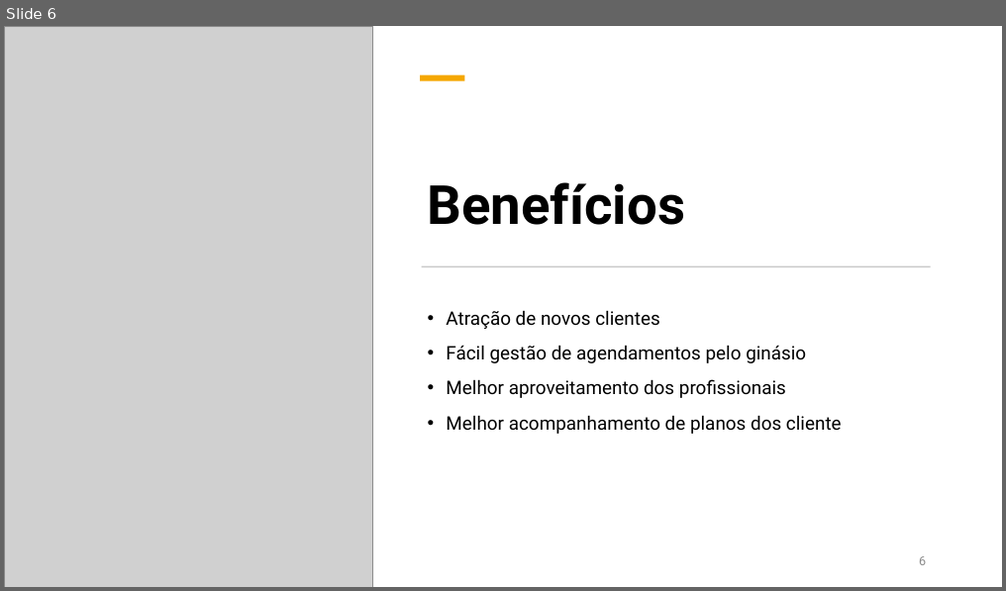
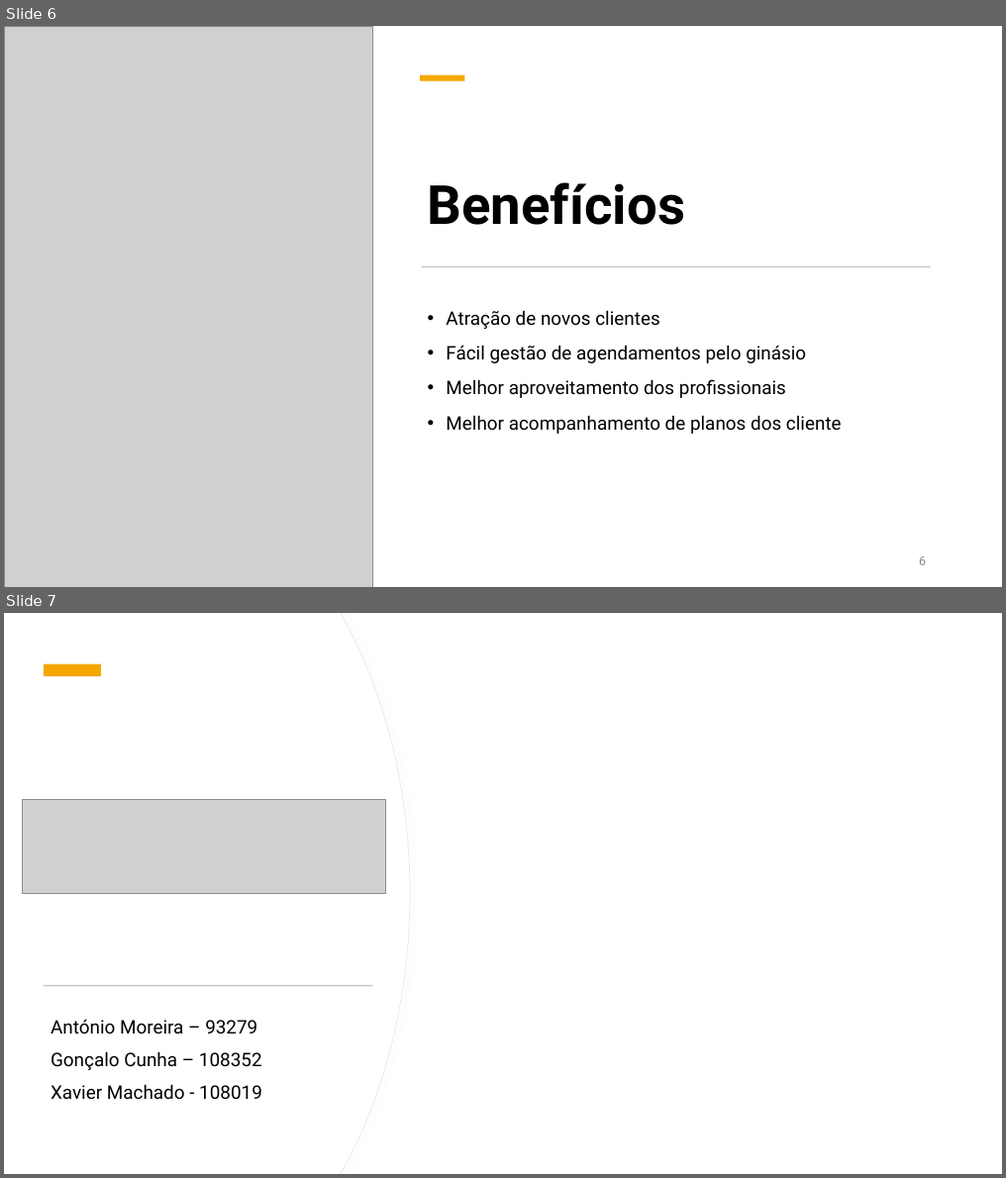
Before and after one commit to Gongas1331/FitLink, a slide deck: apresentações/Apresentação1.pptx. Shown one above the other, each under a label of ours: slide 6 before the commit, slides 6 and 7 after it. The pictures are 1006x591 and 1006x1178 pixels, drawn with LibreOffice and Linux fonts; fonts in the diff are those of the drawing; grey boxes stand for pictures; background and template pictures are left out. Boxes give left, top, right and bottom in pixels: in the first picture for what was removed or moved away, otherwise in the second. Text is boxed around its words. In the diff, an @@ line names an element or a change of style, - is before the commit and + after.

```diff
--- a/apresentações/Apresentação1.pptx
+++ b/apresentações/Apresentação1.pptx
@@ slide 7 added at (x1=4, y1=613, x2=1002, y2=1174), background picture (left out) @@
@@ rectangle added at (x1=4, y1=613, x2=1002, y2=1174), fill #FFFFFF @@
@@ freeform shape added at (x1=4, y1=613, x2=410, y2=1174), fill #FFFFFF, outline #E9E9E9 0.75 pt @@
@@ freeform shape added at (x1=4, y1=613, x2=409, y2=1174), fill #FFFFFF @@
@@ rectangle added at (x1=44, y1=664, x2=101, y2=676), fill #F5A700 @@
@@ picture added at (x1=23, y1=799, x2=386, y2=894) @@
@@ rectangle added at (x1=44, y1=985, x2=373, y2=986), fill #C9C9C9 @@
@@ subtitle added at (x1=51, y1=1019, x2=262, y2=1100), 18 pt, text #000000 @@
+António Moreira – 93279
+Gonçalo Cunha – 108352
+Xavier Machado - 108019
```
Also in this commit, not shown: 3 slides changed, 1 slide removed, 1 other file.
